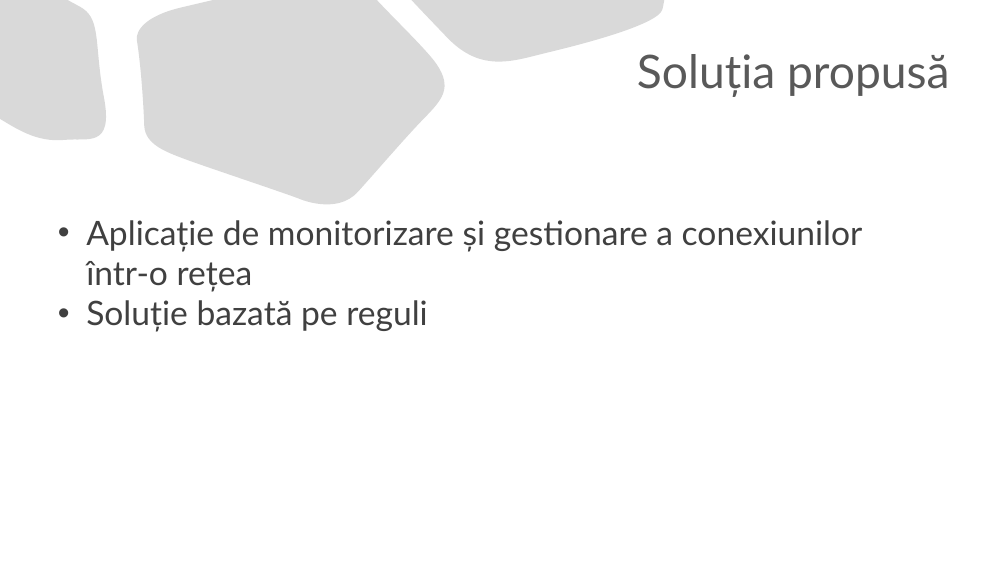
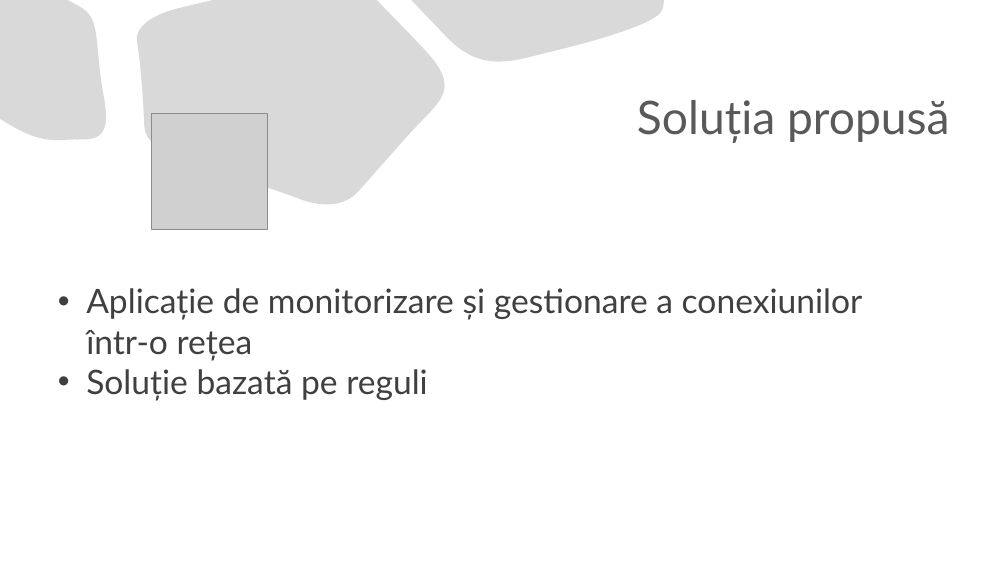
Before and after one commit to TheodorPredescu/Intrusion-Detection-and-Prevention-System, a slide deck: slide 4 of document/prezentare_scss.pptx. Drawn at 1008x567 pixels with LibreOffice and Linux fonts; fonts in the diff are those of the drawing; grey boxes stand for pictures. Boxes give left, top, right and bottom in pixels: in the first picture for what was removed or moved away, otherwise in the second. Text is boxed around its words. In the diff, an @@ line names an element or a change of style, - is before the commit and + after.

```diff
--- a/document/prezentare_scss.pptx
+++ b/document/prezentare_scss.pptx
@@ title "Soluția propusă": place and size @@
-title "Soluția propusă" at [637, 54, 950, 97]
+title "Soluția propusă" at [637, 100, 950, 143]
@@ picture added at [152, 113, 268, 229] @@
@@ text "Aplicație de monitorizare și gestionare ...": place and size @@
-text "Aplicație de monitorizare și gestionare ..." at [86, 220, 863, 332]
+text "Aplicație de monitorizare și gestionare ..." at [86, 288, 863, 400]
```
Also in this commit, not shown: 6 other slides changed, 1 slide added, 1 slide removed, 16 other files.
